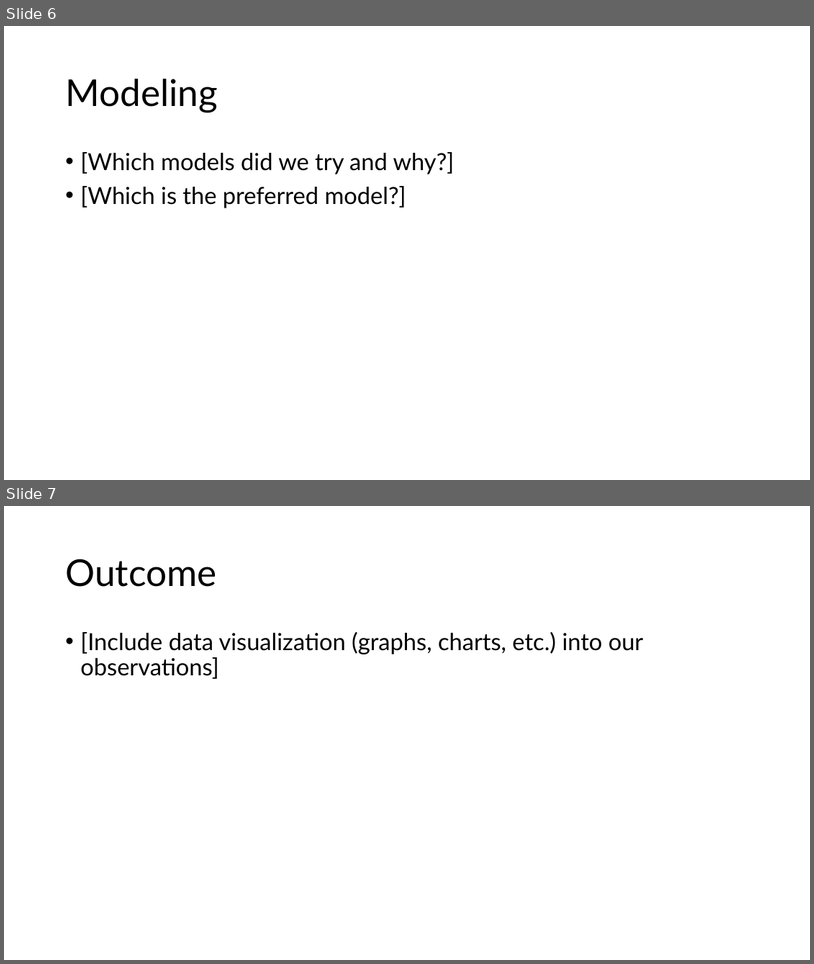
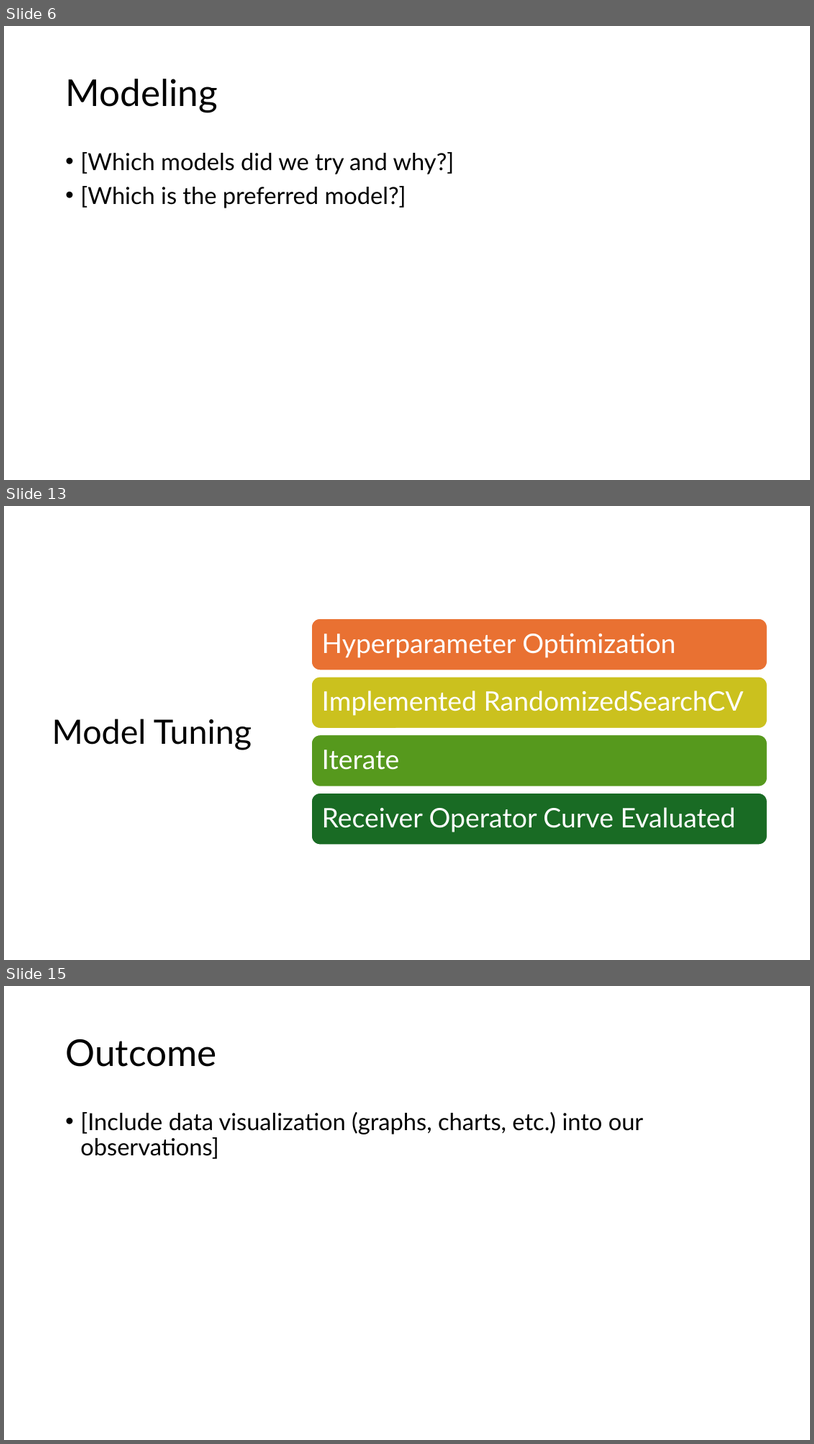
Before and after one commit to tkoche3/ISDS7075, a slide deck: ISDS 7075 Final Presentation.pptx. Shown one above the other, each under a label of ours: slides 6 and 7 before the commit, slides 6, 13 and 15 after it; the slides between them are not shown. The pictures are 814x964 and 814x1444 pixels, drawn with LibreOffice and Linux fonts; fonts in the diff are those of the drawing. Boxes give left, top, right and bottom in pixels: in the first picture for what was removed or moved away, otherwise in the second. Text is boxed around its words. In the diff, an @@ line names an element or a change of style, - is before the commit and + after.

Commit message:
Added slides for modeling.

```diff
--- a/ISDS 7075 Final Presentation.pptx
+++ b/ISDS 7075 Final Presentation.pptx
@@ slide 13 added at box(4, 506, 810, 960), background #FFFFFF @@
@@ title added at box(52, 718, 252, 750), 40 pt, text #000000 @@
+Model Tuning
@@ group added at box(311, 618, 768, 845): 4 rounded rectangles, 4 texts @@
+Hyperparameter Optimization
+Implemented RandomizedSearchCV
+Iterate
+Receiver Operator Curve Evaluated
@@ what was slide 7 is now slide 15 @@
```
Also in this commit, not shown: 5 slides changed, 7 other slides added.
